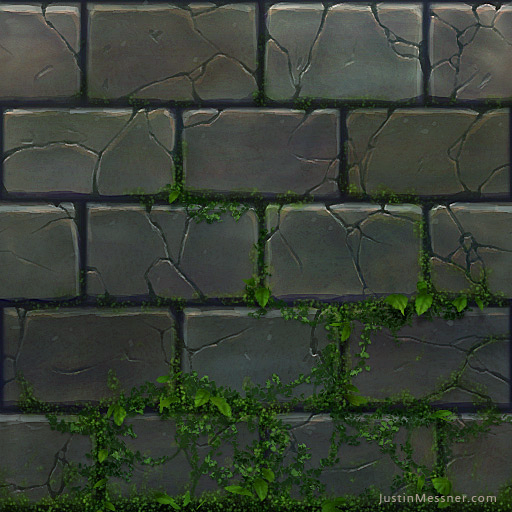
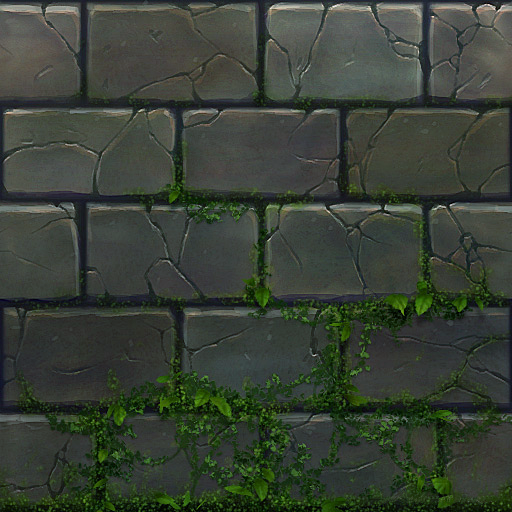
Layers edited between the first and the second w=512, h=512 image:
painted on "Messner_OvergrownWall" (2nd of 2) over left=375, top=492, right=498, bottom=507
